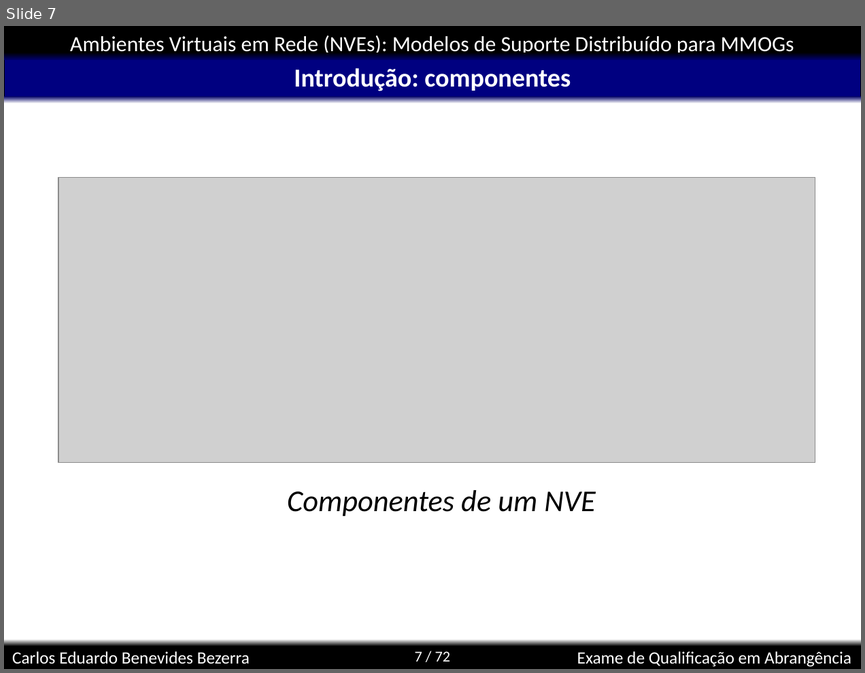
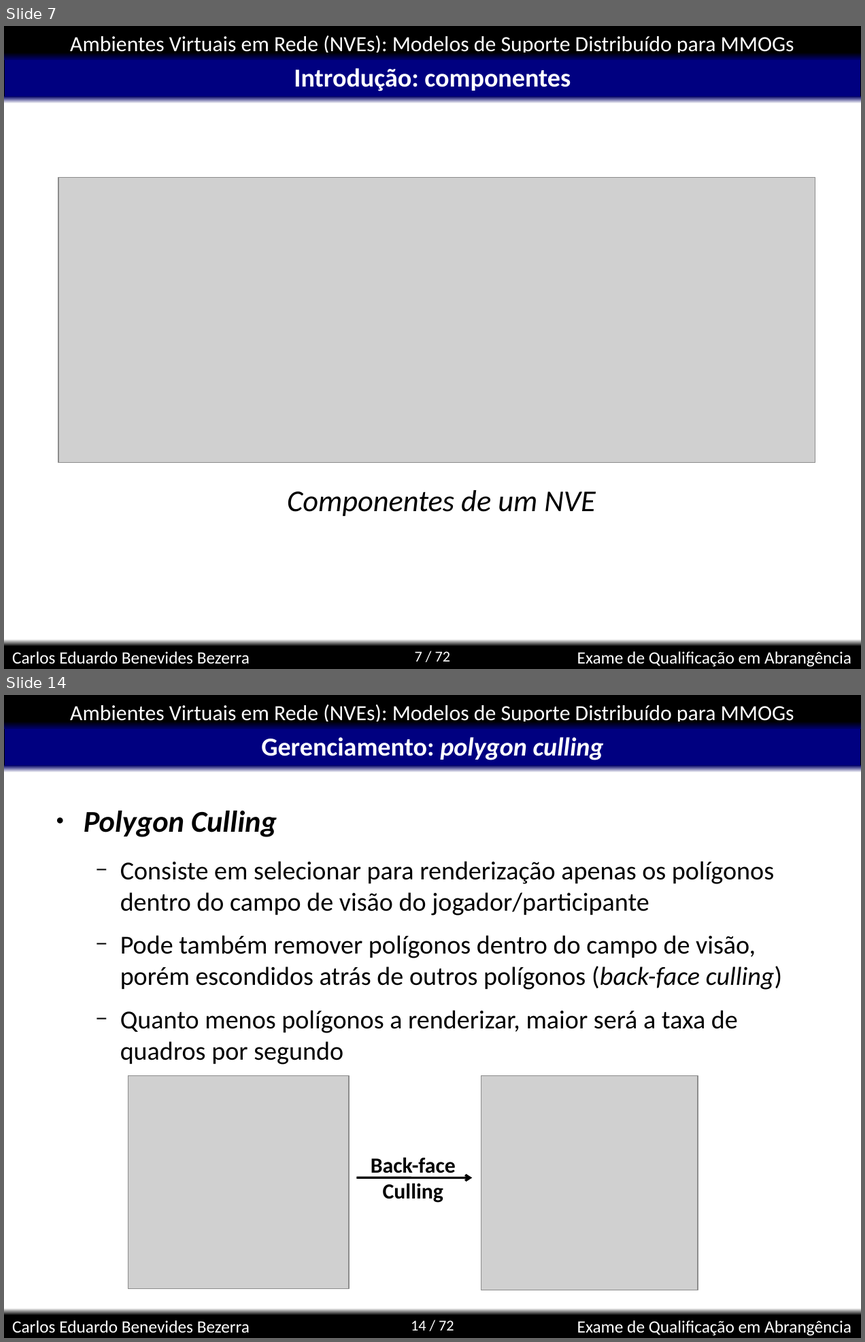
Before and after one commit to kdubezerra/kdubezerra, a slide deck: disciplinas/cmp600/app.ppt. Shown one above the other, each under a label of ours: slide 7 before the commit, slides 7 and 14 after it; the slides between them are not shown. The pictures are 865x673 and 865x1342 pixels, drawn with LibreOffice and Linux fonts; fonts in the diff are those of the drawing; grey boxes stand for pictures; background and template pictures are left out. Boxes give left, top, right and bottom in pixels: in the first picture for what was removed or moved away, otherwise in the second. Text is boxed around its words. In the diff, an @@ line names an element or a change of style, - is before the commit and + after.

```diff
--- a/disciplinas/cmp600/app.ppt
+++ b/disciplinas/cmp600/app.ppt
@@ slide 14 added at <box>4,695,861,1338</box>, background #FFFFFF; not listed: 8 template elements that a slide beside it also shows @@
@@ title added at <box>261,737,604,760</box>, 24 pt, text #FFFFFF, bold @@
+Gerenciamento: polygon culling
@@ text added at <box>84,810,782,1064</box>, 24 pt, text #000000 @@
+● Polygon Culling
+  − Consiste em selecionar para renderização apenas os polígonos dentro do campo de visão do jogador/participante
+  − Pode também remover polígonos dentro do campo de visão, porém escondidos atrás de outros polígonos (back-face culling)
+  − Quanto menos polígonos a renderizar, maior será a taxa de quadros por segundo
@@ picture added at <box>128,1075,349,1288</box> @@
@@ picture added at <box>481,1076,698,1290</box> @@
@@ text added at <box>371,1157,456,1202</box>, 20 pt, text #000000, bold @@
+Back-face
+Culling
@@ arrow added from (357, 1177) to (472, 1178), #000000 2.01 pt @@
```
Also in this commit, not shown: 1 slide changed, 8 other slides added, 1 slide removed, 3 other files.
